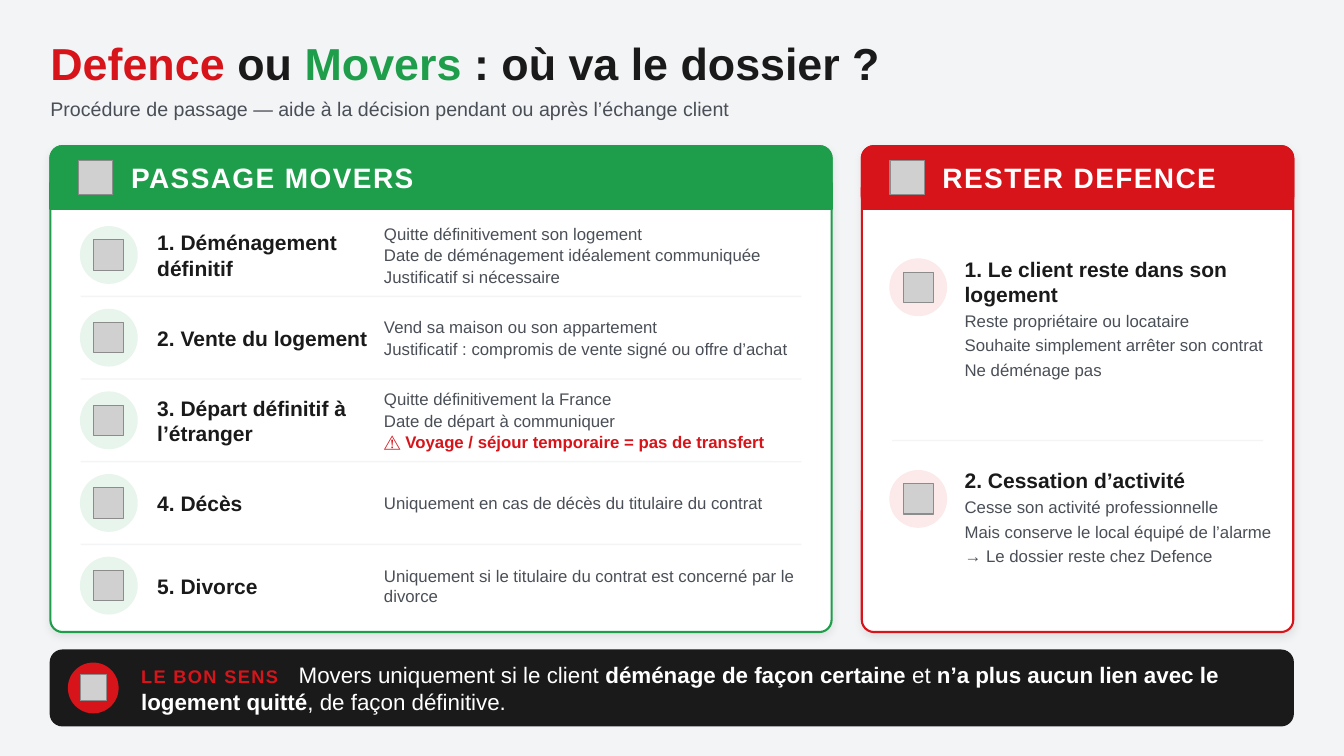
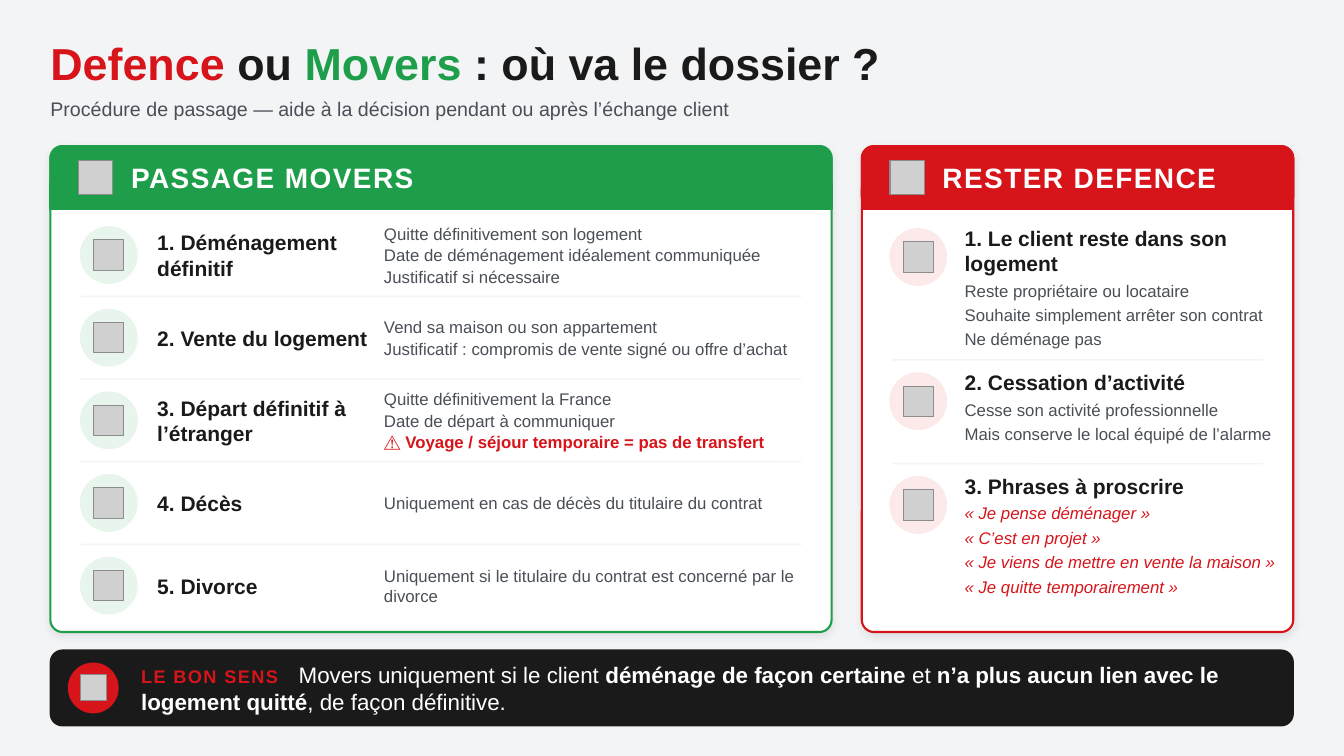
Before and after one commit to Marcoooo131/SA-IA, a slide deck: slide 1 of docs/passage-defence-movers/passage-defence-movers.pptx. Drawn at 1344x756 pixels with LibreOffice and Linux fonts; fonts in the diff are those of the drawing; grey boxes stand for pictures. Boxes give left, top, right and bottom in pixels: in the first picture for what was removed or moved away, otherwise in the second. Text is boxed around its words. In the diff, an @@ line names an element or a change of style, - is before the commit and + after.

```diff
--- a/docs/passage-defence-movers/passage-defence-movers.pptx
+++ b/docs/passage-defence-movers/passage-defence-movers.pptx
@@ 1 picture, 1 text, 1 ellipse: place and size @@
-1 picture, 1 text, 1 ellipse at <box>890,259,1263,380</box>
+1 picture, 1 text, 1 ellipse at <box>890,229,1263,349</box>
@@ 1 picture, 1 text, 1 ellipse: place and size @@
-1 picture, 1 text, 1 ellipse at <box>890,471,1272,562</box>
+1 picture, 1 text, 1 ellipse at <box>890,373,1272,444</box>
@@ line moved from (892, 441) - (1263, 441) to (892, 360) - (1263, 360) @@
@@ ellipse added at <box>890,477,947,533</box>, fill #FCE9E9, outline #FCE9E9 1 pt @@
@@ text added at <box>965,478,1261,597</box>, 12 pt, text #D7141A, italic @@
+3. Phrases à proscrire
+« Je pense déménager »
+« C’est en projet »
+« Je viens de mettre en vente la maison »
+« Je quitte temporairement »
@@ picture added at <box>903,490,934,520</box> @@
@@ text at <box>986,550,1212,562</box>: paragraph removed @@
-→ Le dossier reste chez Defence
```
Also in this commit, not shown: 2 other files.
